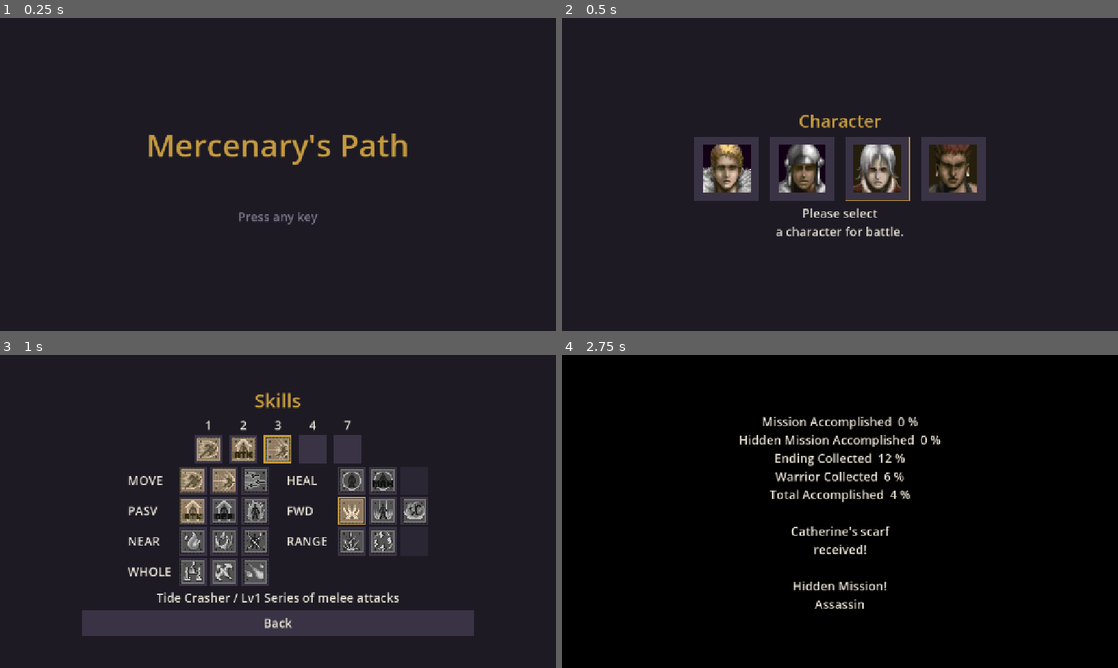
Above: before the commit, frames 1-4 (two rows, left to right).
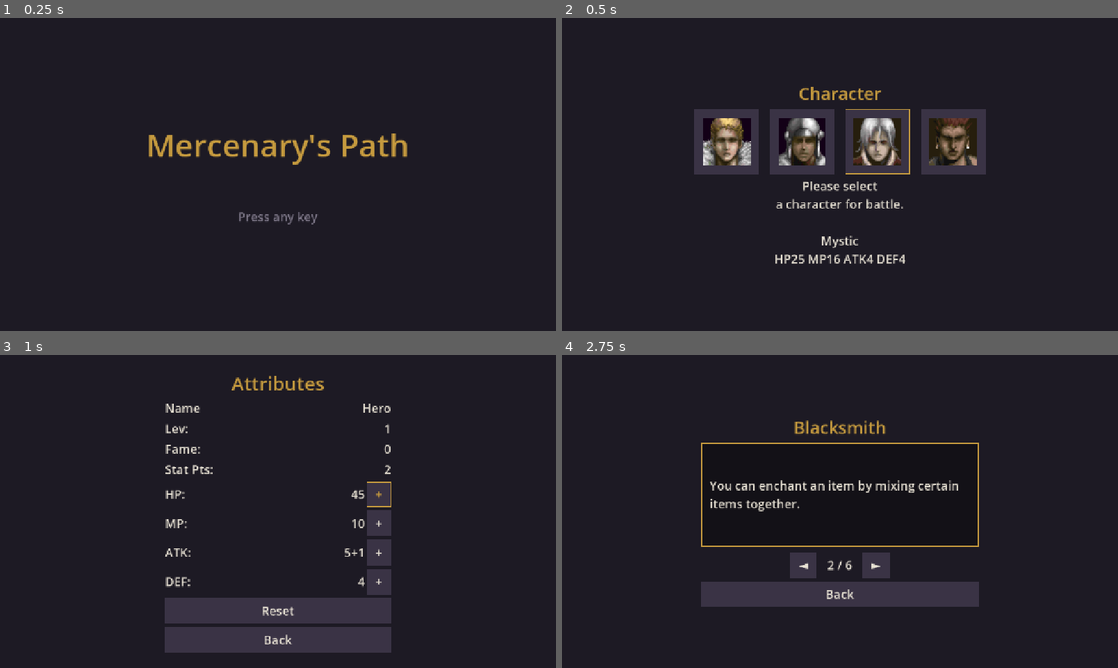
Above: after the commit, the same moments.

Repository: sapega89/Path-Of-A-Warrior
Game: Godot game, scene res://tools/shots.tscn
The game is run twice, just before and just after one commit, with the same random seed, the same clock (stepped at 60 frames per second) and the same inputs. This scene is started directly instead of the project's main scene.
Inputs (mouse positions are in pixels of both pictures, inside the frame that each line leads up to; where the layout moved, square brackets give the same spot in the first picture):
- Up to frame 1 (0.25 s): no input
- Up to frame 2 (0.5 s): no input
- Up to frame 3 (1 s): click (166, 477) [166, 505] at 0.5 s
- Up to frame 4 (2.75 s): tap Enter (ui_accept) at 1.25, 1.52 s; move the mouse to (962, 495) at 1.27 s; hold D (move_right) 1.28-2 s; hold J (attack) 1.28-2 s; click (962, 495) at 1.42 s; click (912, 520) at 2 s, where only the run after the commit has a clickable "OK"

Frame 1 is identical in both runs. In frame 2, 12% of the frame differs, in the area x 23-77%, y 22-79%; in frame 3, 20%; in frame 4, 86%, in the area x 0-100%, y 0-100%.

Commit message:
Godot: four heroes with their own base stats, attribute reset (as in pyport)
Each face is a hero (Warrior 30/10/5/4, Guardian 40/7/3/5, Mystic 25/16/4/4,
Berserker 25/10/7/3), each set worth the same stat points; the hero screen shows
the focused one. Attributes gets Reset: the base stats go back to the face's
set and the spent points are free, for 100 gold per level or an elixir 434-437.

Co-Authored-By: Claude Opus 5.5 <noreply@anthropic.com>
Claude-Session: https://claude.ai/code/session_01Pra1erWg8UTqtk76LxS6ea

Diff:
--- a/godot/client/i18n/strings.json
+++ b/godot/client/i18n/strings.json
@@ -486,5 +486,41 @@
   "settings.speed_4": {
     "en": "Fast",
     "uk": "Швидко"
+  },
+  "attributes.reset": {
+    "en": "Reset",
+    "uk": "Скинути"
+  },
+  "attributes.reset_ask": {
+    "en": "Reset attributes?\nRefund: %d points",
+    "uk": "Скинути атрибути?\nПовернеться очок: %d"
+  },
+  "attributes.pay_gold": {
+    "en": "Pay %d gold",
+    "uk": "Заплатити %d золота"
+  },
+  "attributes.use_item": {
+    "en": "Use %s",
+    "uk": "Віддати %s"
+  },
+  "attributes.no_elixir": {
+    "en": "No elixir",
+    "uk": "Немає еліксиру"
+  },
+  "attributes.reset_nothing": {
+    "en": "Nothing to reset.",
+    "uk": "Нічого скидати."
+  },
+  "attributes.reset_gold": {
+    "en": "Not enough gold.",
+    "uk": "Бракує золота."
+  },
+  "attributes.reset_item": {
+    "en": "You have no elixir.\nRise Potion, Azure Potion, Falls or Forest Medicine.",
+    "uk": "У рюкзаку немає еліксиру.\nRise Potion, Azure Potion, Falls або Forest Medicine."
+  },
+  "attributes.reset_done": {
+    "en": "Attributes reset.\n%d points are free.",
+    "uk": "Атрибути скинуто.\nВільних очок: %d."
   }
 }
--- a/godot/client/scripts/core/profile.gd
+++ b/godot/client/scripts/core/profile.gd
@@ -27,6 +27,14 @@
 const SCARF := 502  # Catherine's scarf: the reward of ending 2, needed to see ending 3
 ## What one stat point adds: HP, MP, attack, defence.
 const POINT_GAINS := [5, 3, 1, 1]
+## The four heroes (the faces) start with their own HP, MP, attack and defence. Every set is
+## worth the same stat points (POINT_GAINS), so no hero is stronger, only different. Face 0
+## has the numbers every hero had in the original.
+const HERO_BASES := [[30, 10, 5, 4], [40, 7, 3, 5], [25, 16, 4, 4], [25, 10, 7, 3]]
+const HERO_CLASSES := ["Warrior", "Guardian", "Mystic", "Berserker"]
+## Resetting the attributes costs gold per hero level, or one of these elixirs.
+const RESPEC_GOLD_PER_LEVEL := 100
+const RESPEC_ITEMS := [434, 435, 436, 437]  # Rise Potion, Azure Potion, Falls / Forest Medicine
 enum Stat { HP, MP, ATTACK, DEFENSE }
 
 var hero_name := "Hero"
@@ -196,6 +204,70 @@
 	var place := Items.place(id)
 	backpack[i] = equipped[place]
 	equipped[place] = it
+	return ""
+
+
+## The face's base stats: [HP, MP, attack, defence].
+static func hero_base(face: int) -> Array:
+	return HERO_BASES[face & 3]
+
+
+## "HP30 MP10 ATK5 DEF4": a face's base stats.
+static func stats_line(face: int) -> String:
+	var b := hero_base(face)
+	return "HP%d MP%d ATK%d DEF%d" % b
+
+
+## A new hero's face: his base stats become that face's.
+func set_head(face: int) -> void:
+	head = face & 3
+	var b := hero_base(head)
+	base_hp = b[0]
+	base_mp = b[1]
+	base_attack = b[2]
+	base_defense = b[3]
+
+
+## The stat points in the base stats over the face's set (the elixirs drunk too).
+func spent_points() -> int:
+	var b := hero_base(head)
+	var own := [base_hp, base_mp, base_attack, base_defense]
+	var n := 0
+	for i in 4:
+		n += (int(own[i]) - int(b[i])) / int(POINT_GAINS[i])
+	return maxi(0, n)
+
+
+func respec_gold() -> int:
+	return RESPEC_GOLD_PER_LEVEL * maxi(1, level)
+
+
+## The backpack place of the first elixir that pays for a reset, or -1.
+func respec_item_slot() -> int:
+	for i in backpack.size():
+		if int(backpack[i].id) in RESPEC_ITEMS:
+			return i
+	return -1
+
+
+## Resets the attributes, paid with gold (by_item false) or an elixir: the base stats go back
+## to the face's set and the points spent are free again. Returns "" when done, else why not:
+## "nothing", "gold", "item".
+func respec(by_item: bool) -> String:
+	var n := spent_points()
+	if n == 0:
+		return "nothing"
+	if by_item:
+		var i := respec_item_slot()
+		if i < 0:
+			return "item"
+		backpack[i] = Items.empty()
+	else:
+		if gold < respec_gold():
+			return "gold"
+		gold -= respec_gold()
+	set_head(head)
+	stat_points += n
 	return ""
 
 
--- a/godot/client/scripts/screens/attributes_screen.gd
+++ b/godot/client/scripts/screens/attributes_screen.gd
@@ -2,10 +2,13 @@
 ## Attributes: the hero's name, level, fame and free stat points, and HP, MP, attack and
 ## defence, each with a "+" that spends a point on it (HP +5, MP +3, attack +1, defence +1).
 ## Attack and defence show the hero's own part and the gear's part ("4+1").
-## Every point spent is saved at once.
+## Every point spent is saved at once. Reset gives the points back: the base stats go back to
+## the hero's face, paid with 100 gold per level or an elixir (Rise / Azure Potion, Falls /
+## Forest Medicine).
 
 const UiTheme := preload("res://scripts/ui/ui_theme.gd")
 const Profile := preload("res://scripts/core/profile.gd")
+const Items := preload("res://scripts/core/items.gd")
 ## Stat row name, text key, Profile.Stat.
 const STATS := [
 	["HP", "attributes.hp", Profile.Stat.HP],
@@ -18,6 +21,10 @@
 var path: String = Profile.PATH
 var values := {}  # row name -> its value Label
 var plus := {}  # stat row name -> its "+" Button
+var reset: Button
+var ask: ConfirmationDialog  # pay with gold (OK), an elixir ("item") or cancel
+var pay_item: Button
+var note: AcceptDialog
 
 
 func _ready() -> void:
@@ -37,6 +44,20 @@
 		b.pressed.connect(func(): spend(stat))
 		_row(col, s[0], s[1], b)
 		plus[s[0]] = b
+	reset = Button.new()
+	reset.name = "Reset"
+	reset.text = "attributes.reset"
+	reset.pressed.connect(open_reset)
+	col.add_child(reset)
+	ask = ConfirmationDialog.new()
+	ask.name = "Ask"
+	ask.confirmed.connect(func(): finish_reset(false))
+	ask.custom_action.connect(func(_a): ask.hide(); finish_reset(true))
+	pay_item = ask.add_button("", false, "item")
+	add_child(ask)
+	note = AcceptDialog.new()
+	note.name = "Note"
+	add_child(note)
 	var back := Button.new()
 	back.name = "Back"
 	back.text = "common.back"
@@ -72,6 +93,36 @@
 		b.disabled = profile.stat_points <= 0
 
 
+## Asks how to pay for the reset; says so when there is nothing to reset.
+func open_reset() -> void:
+	if profile.spent_points() == 0:
+		_note(tr("attributes.reset_nothing"))
+		return
+	ask.dialog_text = tr("attributes.reset_ask") % profile.spent_points()
+	ask.ok_button_text = tr("attributes.pay_gold") % profile.respec_gold()
+	var slot: int = profile.respec_item_slot()
+	pay_item.disabled = slot < 0
+	pay_item.text = tr("attributes.no_elixir") if slot < 0 else tr("attributes.use_item") % Items.name_of(int(profile.backpack[slot].id))
+	ask.popup_centered()
+
+
+## Resets, paid with gold or an elixir, saves and says how it went. Returns the line said.
+func finish_reset(by_item: bool) -> String:
+	var free: int = profile.spent_points()
+	var why: String = profile.respec(by_item)
+	var said := tr("attributes.reset_done") % free if why.is_empty() else tr("attributes.reset_" + why)
+	if why.is_empty():
+		profile.save(path)
+		refresh()
+	_note(said)
+	return said
+
+
+func _note(text: String) -> void:
+	note.dialog_text = text
+	note.popup_centered()
+
+
 ## "4+1" when the gear adds to the hero's own number, else just the number.
 static func _with_gear(own: int, total: int) -> String:
 	return str(own) if total == own else "%d+%d" % [own, total - own]
--- a/godot/client/scripts/screens/new_game_screen.gd
+++ b/godot/client/scripts/screens/new_game_screen.gd
@@ -1,7 +1,7 @@
 extends Control
 ## A new game, step by step as in the original: the difficulty (Hard: manual aim, gold and
 ## exp x2; Normal: the hero turns to the nearest enemy, x1; it cannot change later), the hero's
-## face, his name (up to 8 letters), and his 5 first stat points. Then the hero is saved over
+## face (each face a hero with his own base stats), his name (up to 8 letters), and his 5 first stat points. Then the hero is saved over
 ## any old one and the opening story starts, then the campaign.
 ## Params: profile_path (optional), then (the screen after the opening, default campaign).
 
@@ -92,9 +92,11 @@
 				b.expand_icon = true
 				b.custom_minimum_size = Vector2(46, 46) * SCALE + Vector2(12, 12)
 				b.pressed.connect(choose_head.bind(h))
+				b.focus_entered.connect(show_class.bind(h))
+				b.mouse_entered.connect(show_class.bind(h))
 				row.add_child(b)
 			body.add_child(row)
-			info.text = "%s\n%s" % [tr("newgame.select_1"), tr("newgame.select_2")]
+			show_class(profile.head)
 			(row.get_child(profile.head) as Button).grab_focus.call_deferred()
 		Step.NAME:
 			heading.text = "newgame.name"
@@ -139,8 +141,14 @@
 	_ask("newgame.ask_difficulty")
 
 
+## Under the faces: the hint, and the hero of face h with his base stats.
+func show_class(h: int) -> void:
+	info.text = "%s\n%s\n\n%s\n%s" % [tr("newgame.select_1"), tr("newgame.select_2"),
+		Profile.HERO_CLASSES[h], Profile.stats_line(h)]
+
+
 func choose_head(h: int) -> void:
-	profile.head = h
+	profile.set_head(h)
 	show_step(Step.NAME)
 
 
@@ -210,7 +218,7 @@
 			Step.POINTS:  # the points back, then the name again
 				var fresh: RefCounted = Profile.new()
 				fresh.difficulty = profile.difficulty
-				fresh.head = profile.head
+				fresh.set_head(profile.head)
 				profile = fresh
 				show_step(Step.NAME)
 			_:
--- /dev/null
+++ b/godot/client/tests/test_hero_classes.gd
@@ -0,0 +1,89 @@
+extends "res://tests/test_case.gd"
+## The four heroes' base stats and the reset of the attributes.
+
+const Profile := preload("res://scripts/core/profile.gd")
+const Items := preload("res://scripts/core/items.gd")
+const Attributes := preload("res://scripts/screens/attributes_screen.gd")
+const TEST_PATH := "user://test_hero_classes.json"
+
+
+func test_the_faces_are_worth_the_same() -> void:
+	var worth := []
+	for face in 4:
+		var b: Array = Profile.hero_base(face)
+		worth.append(b[0] / 5.0 + b[1] / 3.0 + b[2] + b[3])
+	eq(Profile.hero_base(0), [30, 10, 5, 4], "the Warrior keeps the old numbers")
+	for face in 4:
+		check(absf(worth[face] - worth[0]) < 0.01, "face %d is worth as many points" % face)
+	eq(Profile.stats_line(1), "HP40 MP7 ATK3 DEF5", "the Guardian")
+
+
+func test_a_new_hero_takes_his_face() -> void:
+	var p := Profile.new()
+	p.set_head(2)
+	eq([p.base_hp, p.base_mp, p.base_attack, p.base_defense], [25, 16, 4, 4], "the Mystic")
+	eq(p.spent_points(), 0, "nothing spent")
+	p.spend_point(Profile.Stat.MP)
+	p.spend_point(Profile.Stat.ATTACK)
+	eq(p.spent_points(), 2, "two points spent")
+
+
+func test_reset_with_gold() -> void:
+	var p := Profile.new()
+	p.set_head(3)
+	p.level = 4
+	for i in 5:
+		p.spend_point(Profile.Stat.HP)
+	eq(p.stat_points, 0, "all spent")
+	p.gold = 399
+	eq(p.respec(false), "gold", "400 gold at level 4")
+	p.gold = 450
+	eq(p.respec(false), "", "reset")
+	eq(p.gold, 50, "paid")
+	eq(p.stat_points, 5, "the points are free again")
+	eq(p.base_hp, 25, "the Berserker's HP")
+	eq(p.respec(false), "nothing", "nothing more to reset")
+
+
+func test_reset_with_an_elixir() -> void:
+	var p := Profile.new()
+	p.spend_point(Profile.Stat.DEFENSE)
+	eq(p.respec(true), "item", "no elixir")
+	p.backpack[7] = Items.make(435, RandomNumberGenerator.new())
+	eq(p.respec_item_slot(), 7, "found")
+	eq(p.respec(true), "", "reset")
+	eq(int(p.backpack[7].id), 0, "the elixir is gone")
+	eq(p.stat_points, Profile.START_POINTS, "the point back")
+
+
+func test_old_save_gets_its_points() -> void:
+	# a Guardian saved when every face had 30/10/5/4 and 5 points on HP
+	var p := Profile.new()
+	p.head = 1
+	p.base_hp = 55
+	p.base_mp = 10
+	p.base_attack = 5
+	p.base_defense = 4
+	p.stat_points = 0
+	eq(p.spent_points(), 5, "worth the 5 points he spent")
+
+
+func test_reset_on_the_attributes_screen() -> void:
+	var p := Profile.new()
+	p.gold = 1000
+	p.spend_point(Profile.Stat.ATTACK)
+	p.save(TEST_PATH)
+	var old: Dictionary = Router.params
+	Router.params = {"profile_path": TEST_PATH}
+	var screen: Control = Attributes.new()
+	root.add_child(screen)
+	screen.open_reset()
+	check(screen.ask.visible, "asked how to pay")
+	check(screen.pay_item.text.length() > 0, "the elixir button says there is none")
+	screen.ask.hide()
+	screen.finish_reset(false)
+	var saved: RefCounted = Profile.load_or_new(TEST_PATH)
+	eq(saved.gold, 900, "paid 100 at level 1")
+	eq(saved.stat_points, Profile.START_POINTS, "saved with the points")
+	screen.free()
+	Router.params = old
--- a/godot/client/tests/test_new_game.gd
+++ b/godot/client/tests/test_new_game.gd
@@ -47,6 +47,7 @@
 	eq(saved.hero_name, "Ivan", "the name")
 	eq(saved.head, 3, "the face")
 	eq(saved.difficulty, 0, "hard")
-	eq(saved.base_attack, Profile.BASE_ATTACK + 5, "the points")
+	eq(saved.base_attack, 7 + 5, "the points, over the Berserker's attack")
+	eq(saved.base_hp, 25, "the Berserker's HP")
 	screen.free()
 	Router.params = old
--- a/godot/client/tools/shots.gd
+++ b/godot/client/tools/shots.gd
@@ -26,6 +26,8 @@
 	await _frames(2)
 	ng.body.get_child(0).get_child(2).grab_focus()
 	await _shot(out, "02b_new_hero")
+	ng.body.get_child(0).get_child(1).grab_focus()
+	await _shot(out, "02b_new_hero_guardian")
 	ng.choose_head(2)
 	ng.name_edit.text = "Andrey"
 	await _shot(out, "02c_new_name")
@@ -42,9 +44,16 @@
 	var hero: RefCounted = load("res://scripts/core/profile.gd").new()
 	for i in 3:
 		hero.spend_point(0)
+	hero.gold = 300
 	hero.save("user://shot_hero.json")
 	Router.push("attributes", Router.params)
 	await _shot(out, "06_attributes")
+	Router.current.open_reset()
+	await _shot(out, "06a_attributes_reset")
+	Router.current.ask.hide()
+	Router.current.finish_reset(false)
+	await _shot(out, "06b_attributes_reset_done")
+	Router.current.note.hide()
 	# Skills: four learned skills, Storm Slasher on the third key, the cursor on the third key.
 	Router.back()
 	for i in [1, 5, 8]:
